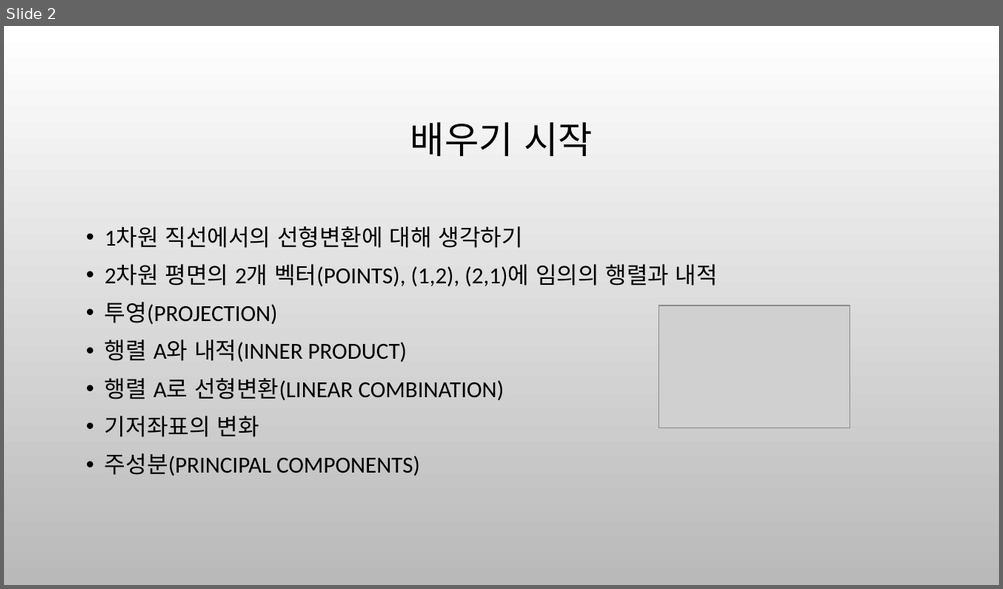
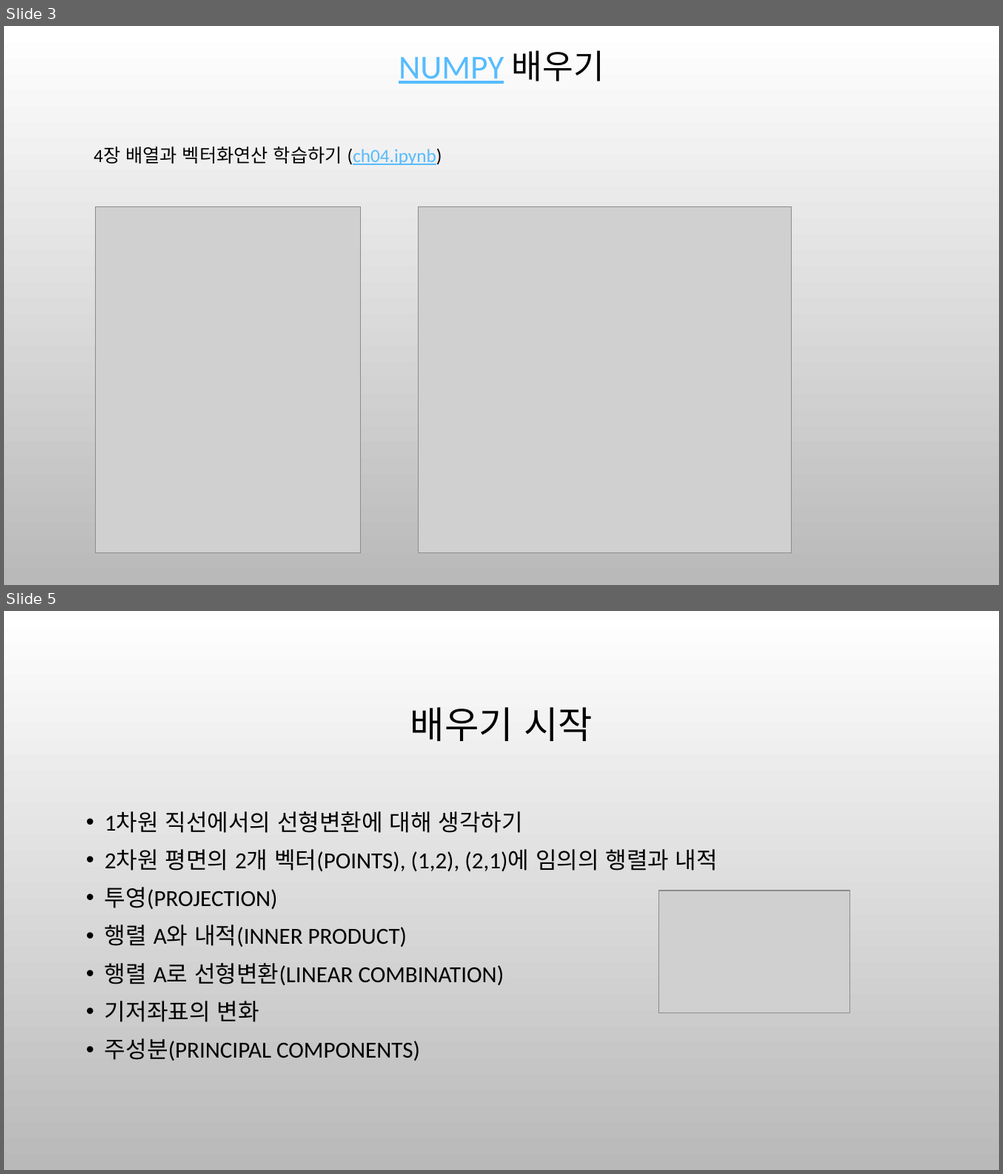
Before and after one commit to ancestor9/mathematics-for-machine-learning, a slide deck: 6_Matrix_vectors.pptx. Shown one above the other, each under a label of ours: slide 2 before the commit, slides 3 and 5 after it; the slides between them are not shown. The pictures are 1003x589 and 1003x1174 pixels, drawn with LibreOffice and Linux fonts; fonts in the diff are those of the drawing; grey boxes stand for pictures; background and template pictures are left out. Boxes give left, top, right and bottom in pixels: in the first picture for what was removed or moved away, otherwise in the second. Text is boxed around its words. In the diff, an @@ line names an element or a change of style, - is before the commit and + after.

```diff
--- a/6_Matrix_vectors.pptx
+++ b/6_Matrix_vectors.pptx
@@ slide 3 added at (4, 26, 999, 585), background picture (left out) @@
@@ title added at (398, 50, 604, 84), 32.4 pt, text #56BCFE, underline @@
+NUMPY 배우기
@@ text added at (94, 147, 442, 165), 18 pt, text #000000 @@
+4장 배열과 벡터화연산 학습하기 (ch04.ipynb)
@@ picture added at (95, 207, 361, 553) @@
@@ picture added at (418, 207, 792, 553) @@
@@ what was slide 2 is now slide 5 @@
```
Also in this commit, not shown: 3 other slides added.
